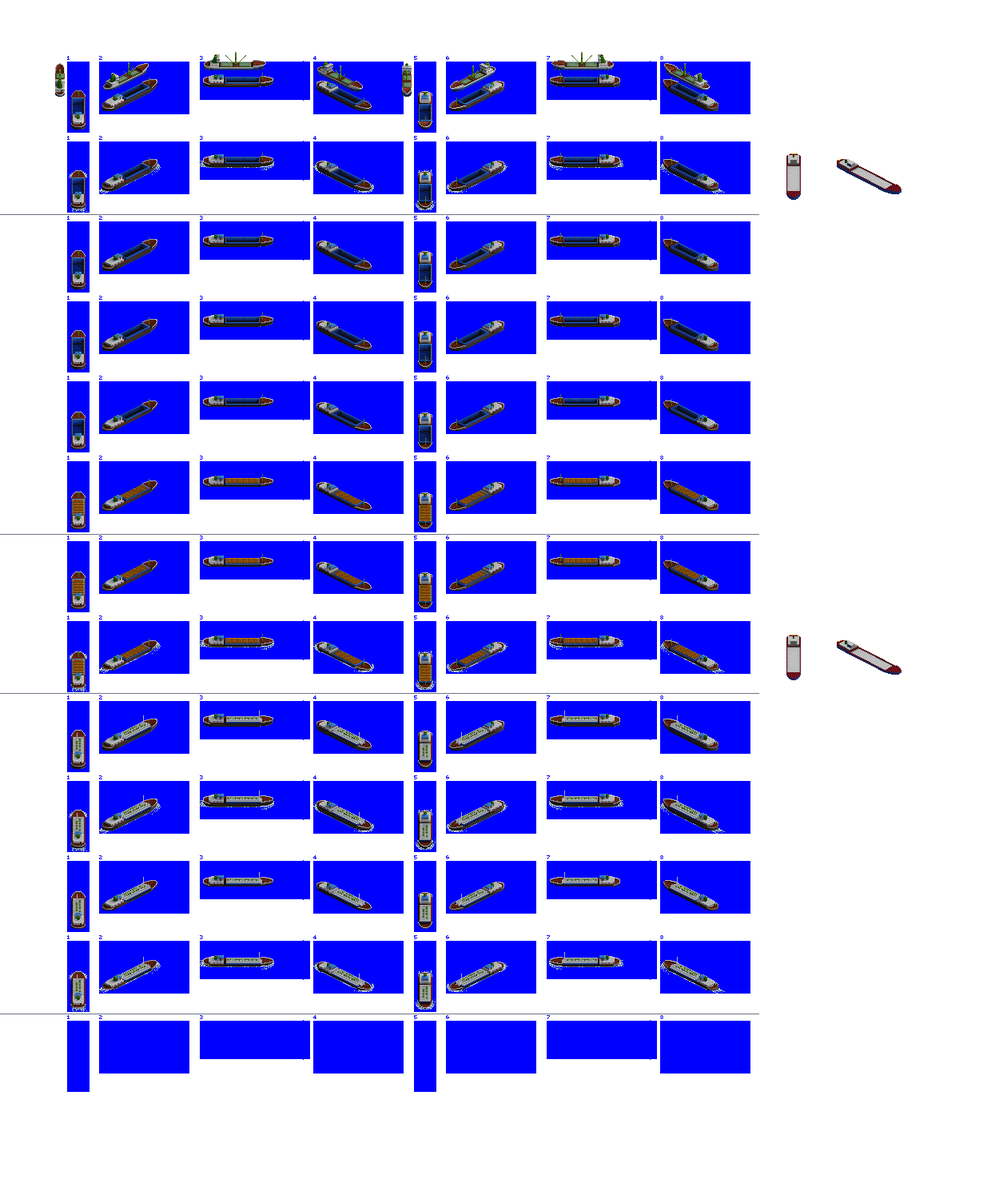
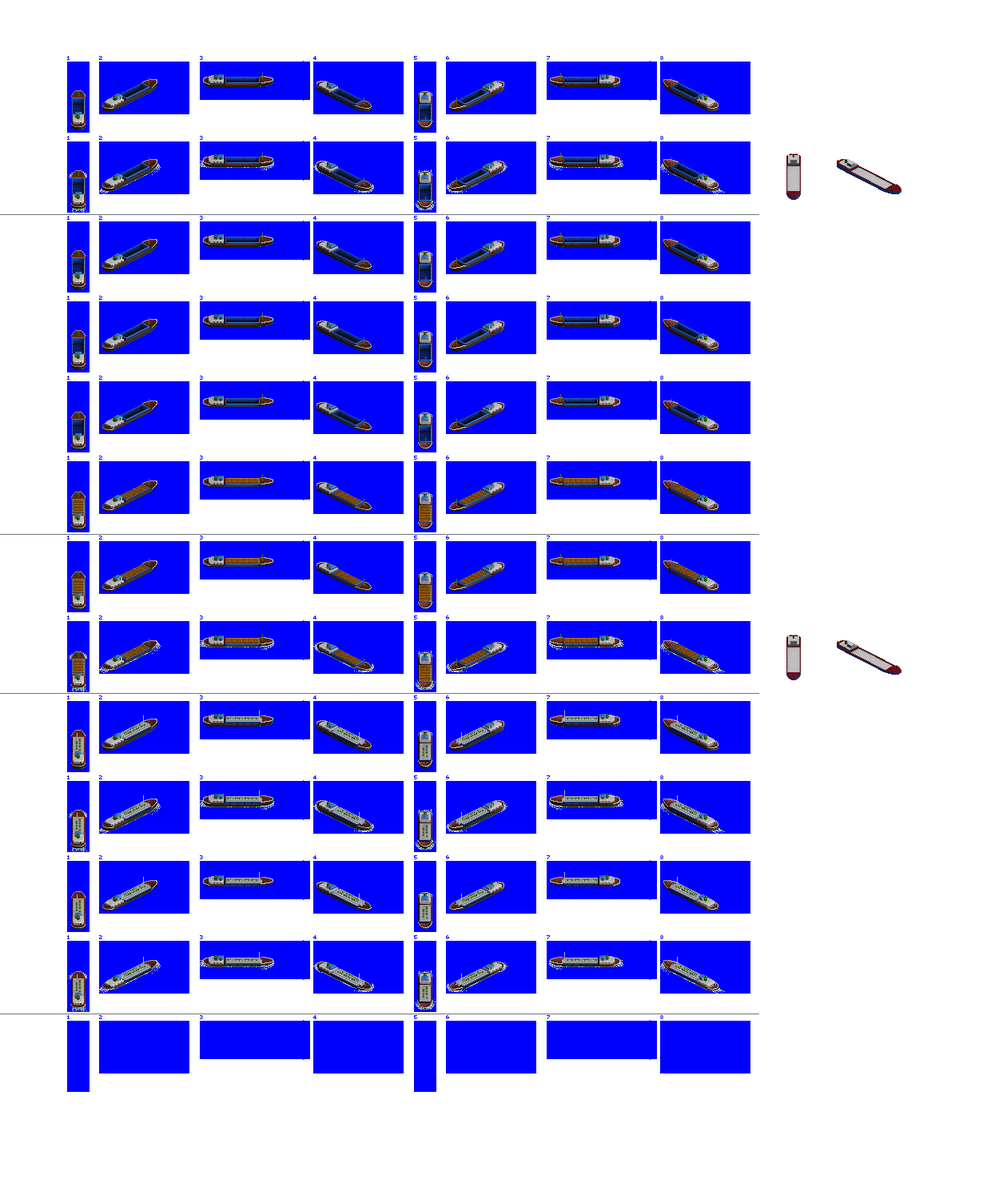
Before/after of a 1003x1199 layered artwork. What changed in the layer stack:
removed layer "Layer 1" over [55, 51, 710, 97]
painted on "Small River Boat" over [71, 74, 719, 1009]
